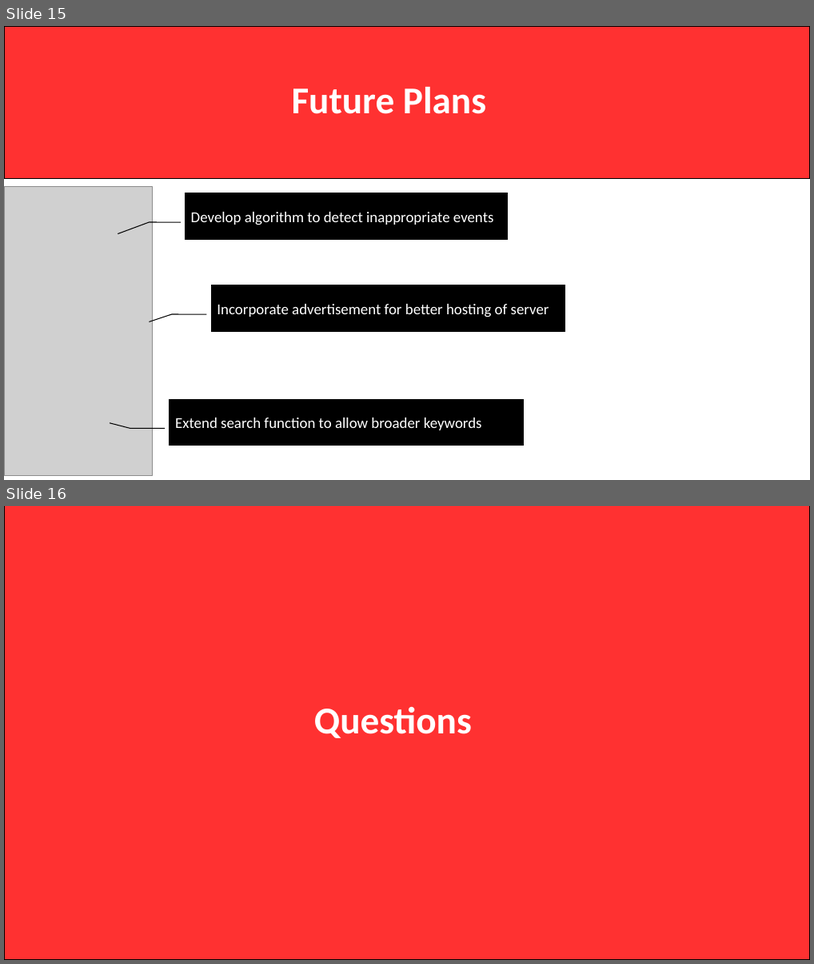
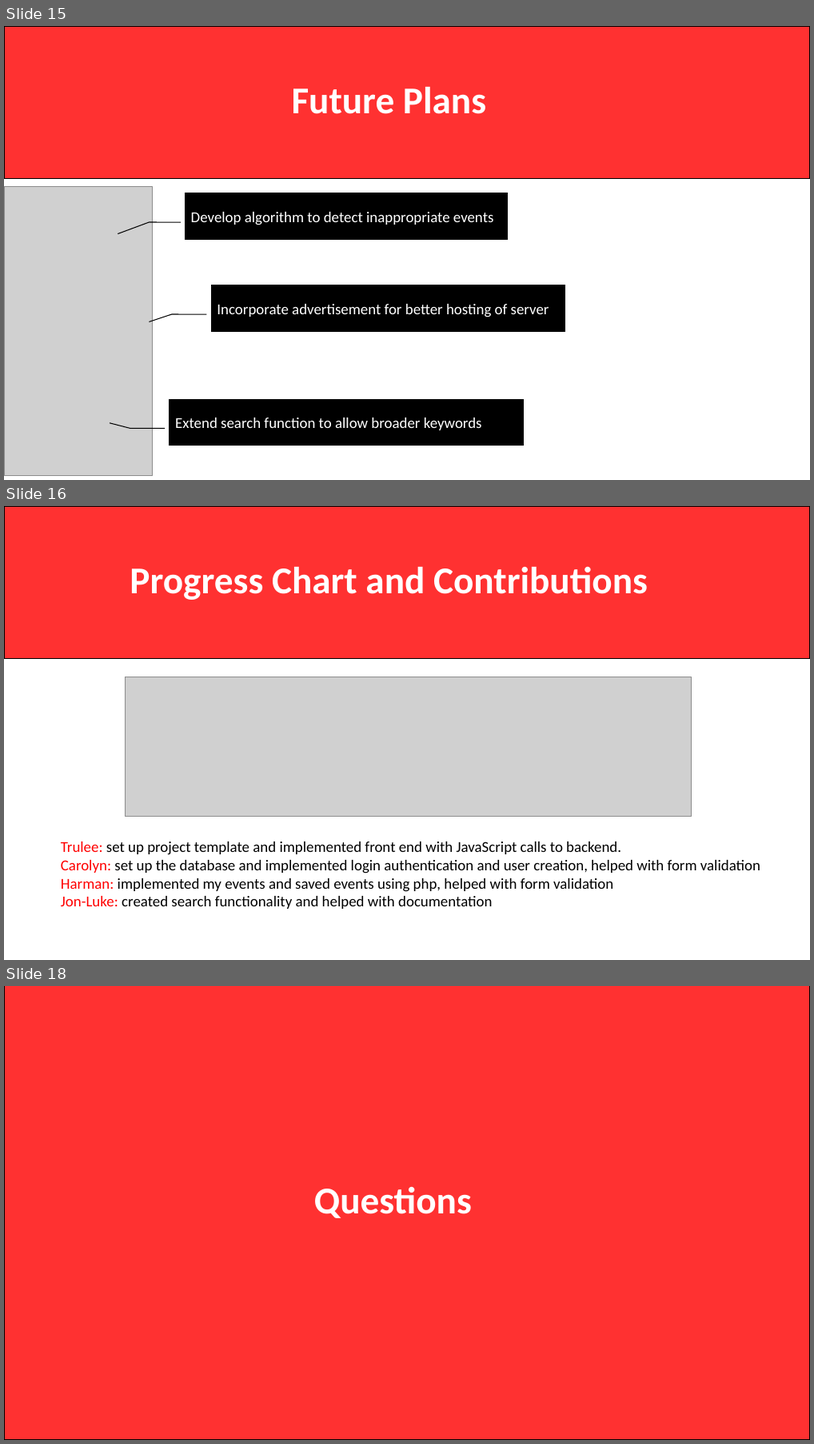
Before and after one commit to CarolynAnn/WebSysGroup4, a slide deck: final_presentation.pptx. Shown one above the other, each under a label of ours: slides 15 and 16 before the commit, slides 15, 16 and 18 after it; the slides between them are not shown. The pictures are 814x964 and 814x1444 pixels, drawn with LibreOffice and Linux fonts; fonts in the diff are those of the drawing; grey boxes stand for pictures. Boxes give left, top, right and bottom in pixels: in the first picture for what was removed or moved away, otherwise in the second. Text is boxed around its words. In the diff, an @@ line names an element or a change of style, - is before the commit and + after.

```diff
--- a/final_presentation.pptx
+++ b/final_presentation.pptx
@@ slide 16 added at [4, 506, 810, 960], background #FFFFFF @@
@@ rectangle added at [4, 506, 810, 659], fill #FF3131, outline #000000 1 pt @@
@@ title added at [130, 567, 648, 600], 45 pt, text #FFFFFF, bold @@
+Progress Chart and Contributions
@@ picture added at [125, 677, 691, 816] @@
@@ text added at [61, 841, 761, 908], 18 pt, text #000000 @@
+Trulee: set up project template and implemented front end with JavaScript calls to backend.
+Carolyn: set up the database and implemented login authentication and user creation, helped with form validation
+Harman: implemented my events and saved events using php, helped with form validation
+Jon-Luke: created search functionality and helped with documentation
@@ what was slide 16 is now slide 18 @@
```
Also in this commit, not shown: 1 slide changed, 1 other slide added.
